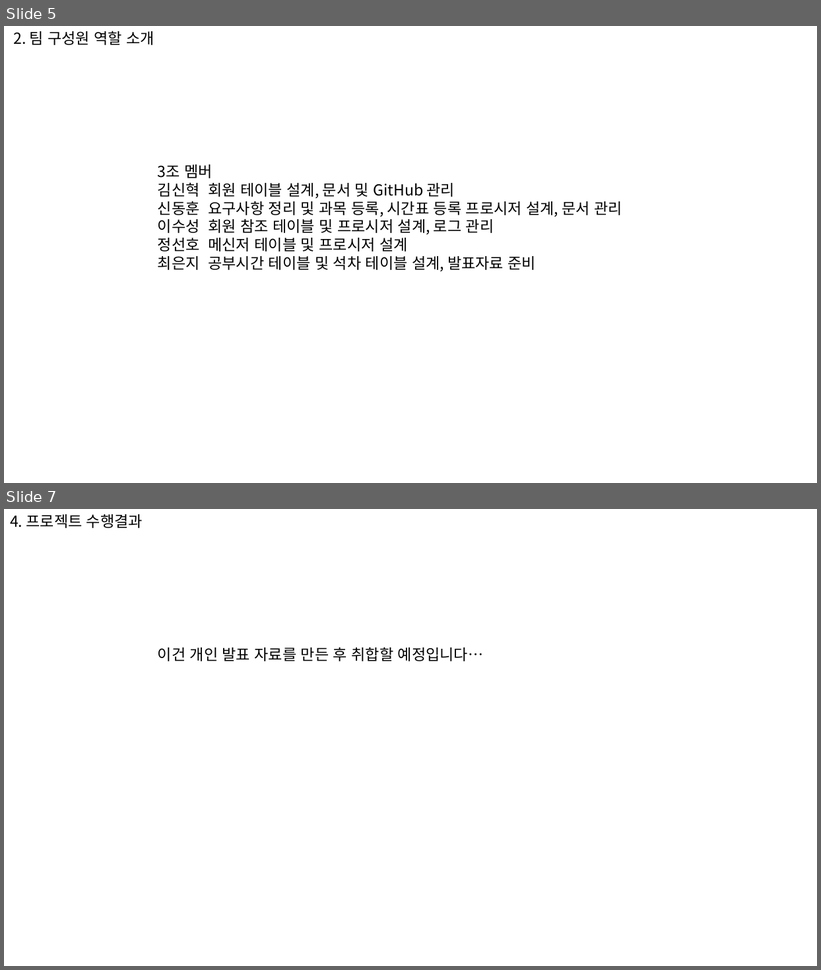
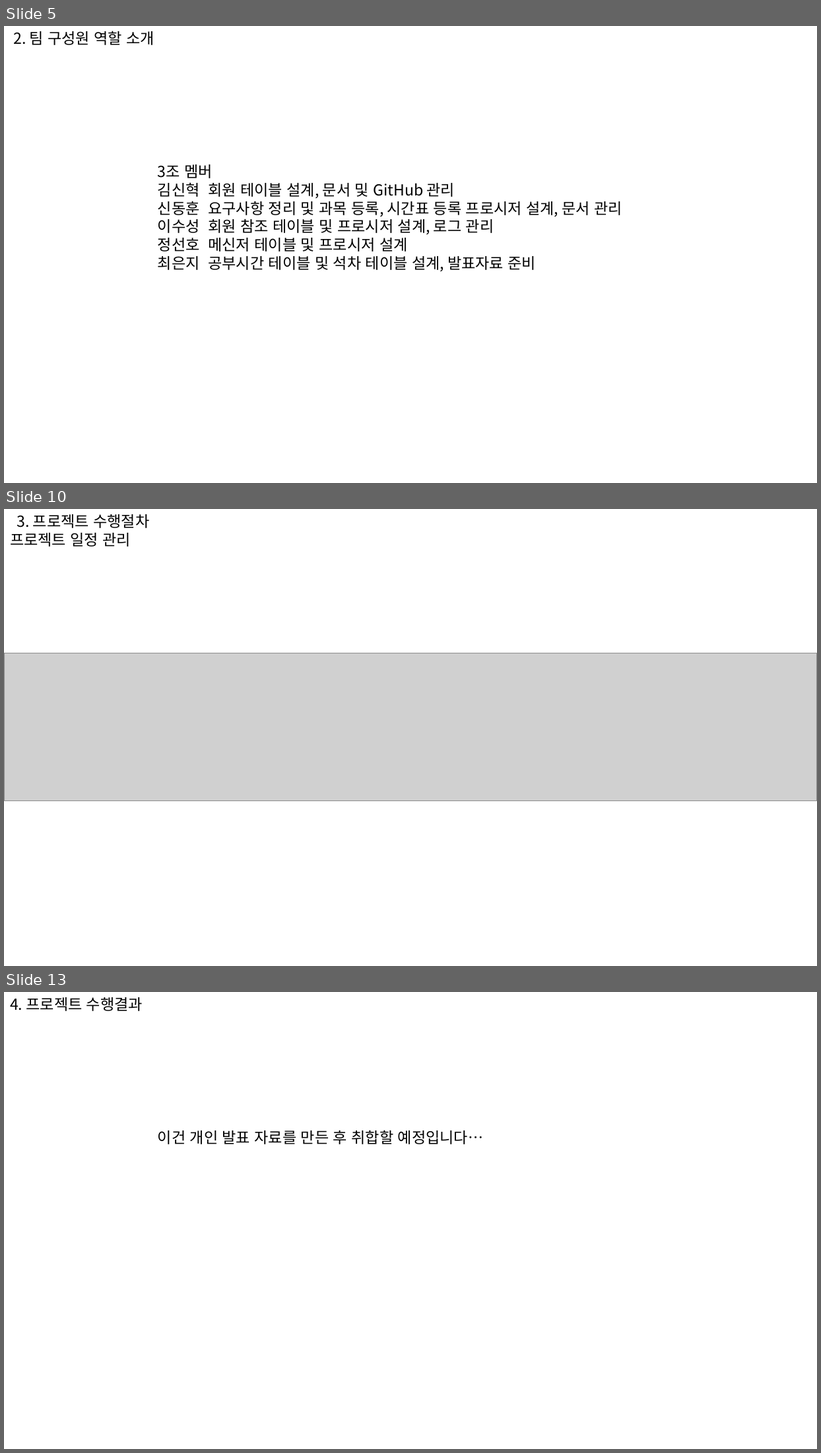
Before and after one commit to 909ma/Group-Study-Service, a slide deck: 기타/PPT/초안.pptx. Shown one above the other, each under a label of ours: slides 5 and 7 before the commit, slides 5, 10 and 13 after it; the slides between them are not shown. The pictures are 821x970 and 821x1453 pixels, drawn with LibreOffice and Linux fonts; fonts in the diff are those of the drawing; grey boxes stand for pictures. Boxes give left, top, right and bottom in pixels: in the first picture for what was removed or moved away, otherwise in the second. Text is boxed around its words. In the diff, an @@ line names an element or a change of style, - is before the commit and + after.

```diff
--- a/기타/PPT/초안.pptx
+++ b/기타/PPT/초안.pptx
@@ slide 10 added at box(4, 509, 817, 966), background #FFFFFF @@
@@ text added at box(10, 514, 149, 547), 18 pt, text #000000 @@
+3. 프로젝트 수행절차
+프로젝트 일정 관리
@@ picture added at box(4, 654, 817, 801) @@
@@ what was slide 7 is now slide 13 @@
```
Also in this commit, not shown: 1 slide changed, 5 other slides added, 1 other file.
